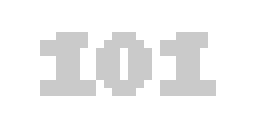
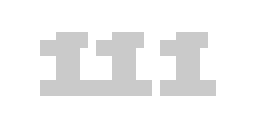
Layer changes from the first 256 × 128 image to the second:
added layer "maschinensprache 111" above "maschinensprache 110" over left=96, top=32, right=152, bottom=96
renamed "maschinensprache" to "maschinensprache 001", hid it, painted on it over left=96, top=32, right=152, bottom=96
